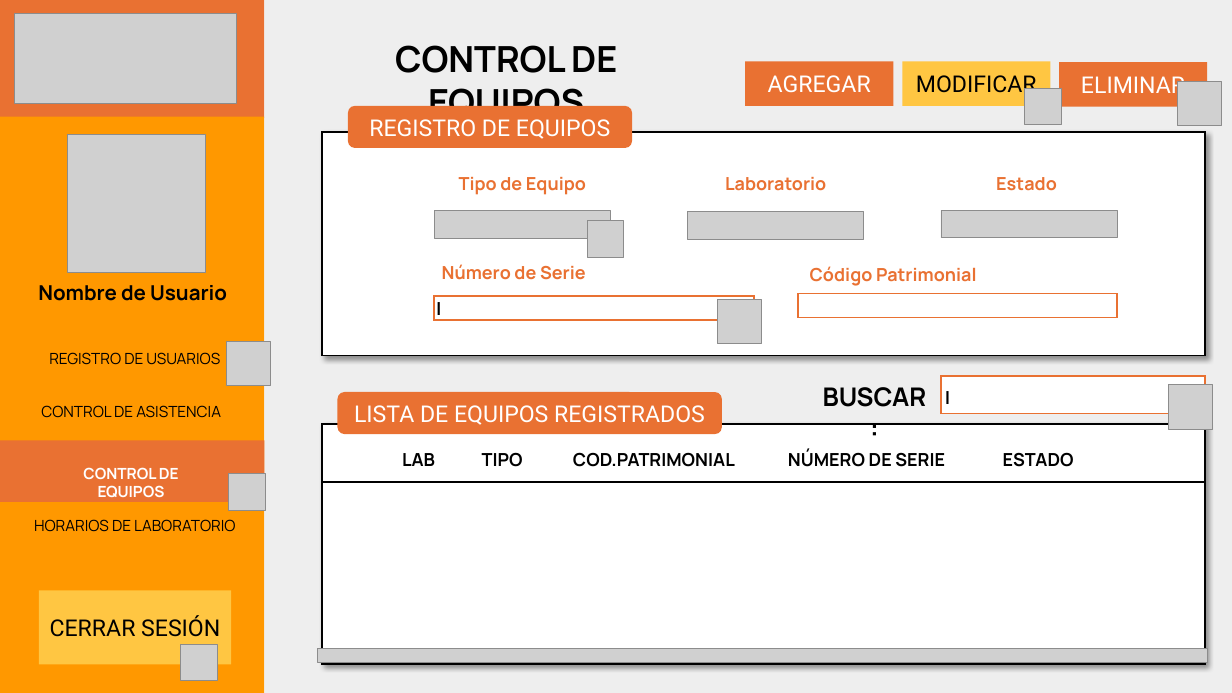
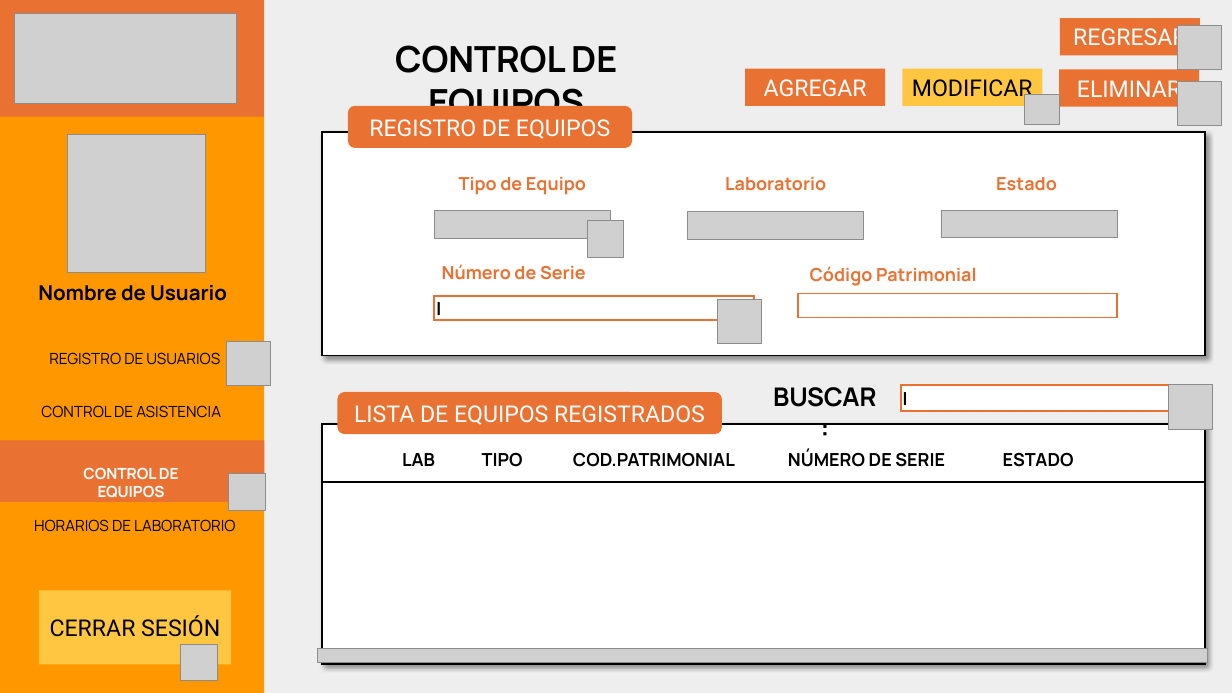
Before and after one commit to cotanol/ProyectoAsistenciaUNFV, a slide deck: slide 19 of GUIDESIGN.pptx (slide 11 before the commit). Drawn at 1232x693 pixels with LibreOffice and Linux fonts; fonts in the diff are those of the drawing; grey boxes stand for pictures. Boxes give left, top, right and bottom in pixels: in the first picture for what was removed or moved away, otherwise in the second. Text is boxed around its words. In the diff, an @@ line names an element or a change of style, - is before the commit and + after.

```diff
--- a/GUIDESIGN.pptx
+++ b/GUIDESIGN.pptx
@@ rectangle added at (1060, 18, 1201, 55), fill #E97132, 18 pt, text #FFFFFF @@
+REGRESAR
@@ picture added at (1177, 25, 1222, 69) @@
@@ rectangle "AGREGAR": place and size @@
-rectangle "AGREGAR" at (745, 61, 893, 105)
+rectangle "AGREGAR" at (745, 68, 885, 105)
@@ rectangle "MODIFICAR": place and size @@
-rectangle "MODIFICAR" at (903, 61, 1051, 105)
+rectangle "MODIFICAR" at (903, 68, 1043, 105)
@@ rectangle "ELIMINAR": place and size @@
-rectangle "ELIMINAR" at (1059, 62, 1207, 106)
+rectangle "ELIMINAR" at (1059, 69, 1200, 106)
@@ picture: place and size @@
-picture at (1025, 88, 1062, 125)
+picture at (1025, 94, 1059, 125)
@@ text "BUSCAR :": place and size @@
-text "BUSCAR :" at (823, 387, 927, 407)
+text "BUSCAR :" at (773, 387, 877, 407)
@@ text "|": place and size @@
-text "|" at (941, 382, 954, 413)
+text "|" at (898, 383, 911, 414)
@@ rectangle: place and size @@
-rectangle at (941, 376, 1205, 414)
+rectangle at (901, 385, 1204, 411)
```
Also in this commit, not shown: 6 other slides changed, 13 slides added, 5 slides removed, 11 other files.
